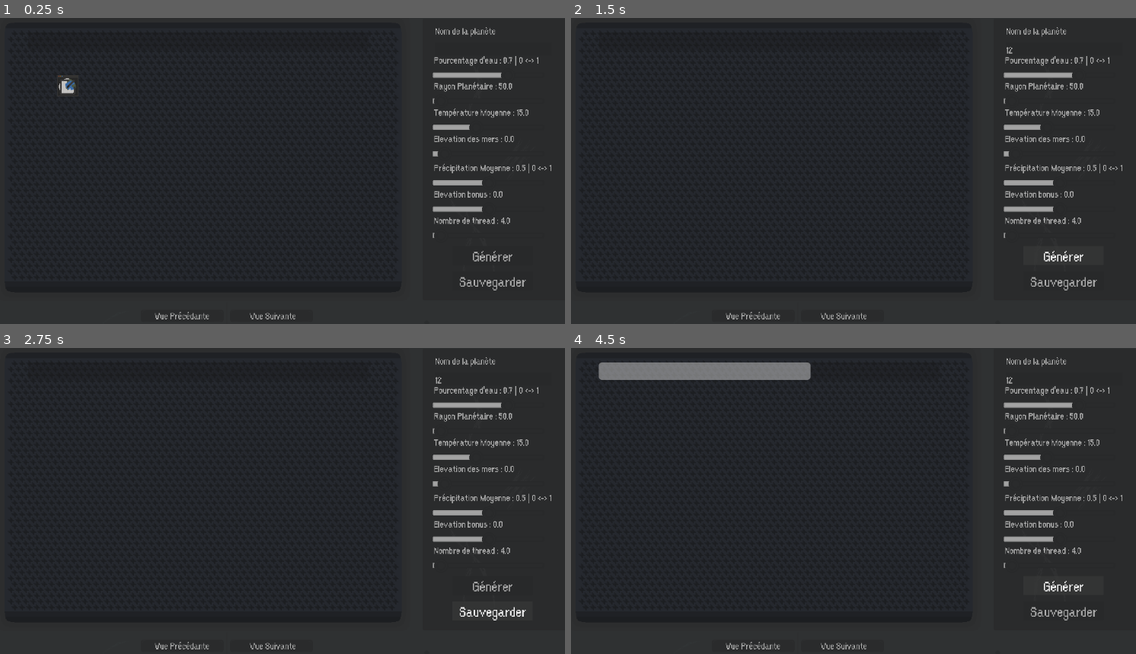
Above: before the commit, frames 1-4 (two rows, left to right).
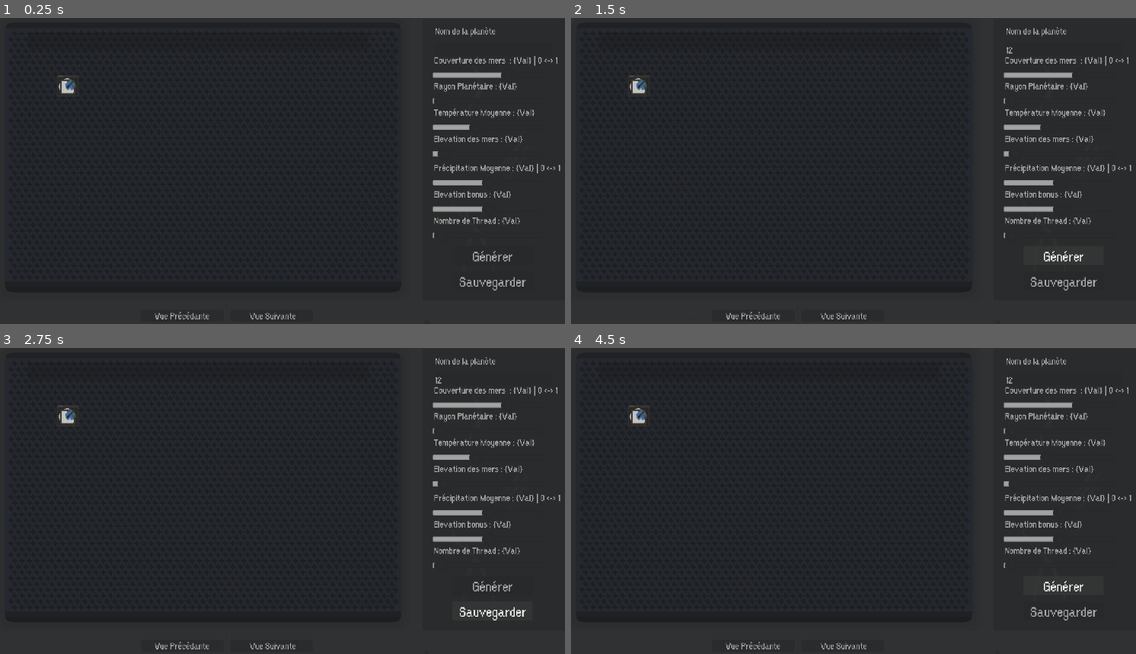
Above: after the commit, the same moments.

Repository: Jujedie/PlanetGenerator
Game: Godot game, scene res://data/scn/master.tscn
Same seed, same stepped clock (60 frames per second), same inputs: the game is played once before the commit and once after it.
Inputs (mouse positions are in pixels of both pictures, inside the frame that each line leads up to):
- Up to frame 1 (0.25 s): no input
- Up to frame 2 (1.5 s): click (1062, 48) at 0.52 s; type "12" at 0.6 s; click "Générer" at 1.25 s
- Up to frame 3 (2.75 s): click "Sauvegarder" at 2 s
- Up to frame 4 (4.5 s): click "Vue Suivante" at 2.75 s; click "Vue Précédante" at 3.5 s; click "Générer" at 4.25 s

The runs differ from the first frame. In frame 1, 0.6% of the frame differs, in the area x 76-100%, y 12-68%; in frame 2, 0.7%; in frame 3, 0.7%; in frame 4, 2.8%, in the area x 4-100%, y 4-68%.
Error before the commit: Invalid call. Nonexistent function 'save_planet' in base 'RefCounted (PlanetGenerator)'. (res://src/master.gd:117)
Error after the commit: Parse Error: Could not parse global class "PlanetGenerator" from "res://src/planetGenerator.gd". (res://src/master.gd:3)

Commit message:
Ajouter la gestion des threads dans le générateur de planète et émettre un signal à la fin de la génération.

Diff:
--- a/data/scn/master.tscn
+++ b/data/scn/master.tscn
@@ -395,7 +395,7 @@
 [connection signal="value_changed" from="Node2D/Control/sldPrecipitationMoy" to="." method="_on_sld_precipitation_moy_value_changed"]
 [connection signal="value_changed" from="Node2D/Control/sldPercentEau" to="." method="_on_sld_percent_eau_value_changed"]
 [connection signal="value_changed" from="Node2D/Control/sldElevation" to="." method="_on_sld_elevation_value_changed"]
-[connection signal="value_changed" from="Node2D/Control/sldThread" to="." method="_on_sld_elevation_value_changed"]
+[connection signal="value_changed" from="Node2D/Control/sldThread" to="." method="_on_sld_thread_value_changed"]
 [connection signal="pressed" from="Node2D/Control/btnComfirmer/btnComfirme" to="." method="_on_btn_comfirme_pressed"]
 [connection signal="pressed" from="Node2D/Control/btnSauvegarder/btnSauvegarder" to="." method="_on_btn_sauvegarder_pressed"]
 [connection signal="pressed" from="Node2D/Control/btnSuivant/btnSuivant" to="." method="_on_btn_suivant_pressed"]
--- a/src/master.gd
+++ b/src/master.gd
@@ -104,12 +104,16 @@
 	print("Render Progress : ")
 	print(renderProgress)
 	planetGenerator = PlanetGenerator.new(nom.text, sldRayonPlanetaire.value, sldTempMoy.value, sldHautEau.value, sldPrecipitationMoy.value, sldPercentEau.value, sldElevation.value , sldThread.value, renderProgress )
+	planetGenerator.finished.connect(_on_planetGenerator_finished)
 
 	print("Génération de la planète : "+nom.text)
-	planetGenerator.generate_planet()
+
+	var thread = Thread.new()
+	thread.start(planetGenerator.generate_planet)
+
+
+func _on_planetGenerator_finished() -> void:
 	maps = planetGenerator.getMaps()
-
-	print()
 
 	$Node2D/Control/SubViewportContainer/SubViewport/Fond/Map.texture = load(maps[map_index])
 
--- a/src/planetGenerator.gd
+++ b/src/planetGenerator.gd
@@ -3,6 +3,7 @@
 class_name PlanetGenerator
 
 var nom: String
+signal finished
 var circonference  : int
 var renderProgress : ProgressBar
 
@@ -13,6 +14,7 @@
 var percent_eau_monde : float
 var elevation_modifier: int
 var nb_thread         : int
+var nb_thread          : int
 
 # Images générées
 var elevation_map    : Image
@@ -73,6 +75,7 @@
 
 	print("\n===================")
 	print("Génération Terminée\n")
+	emit_signal("finished")
 
 func save_maps():
 	print("Sauvegarde de la carte finale")
